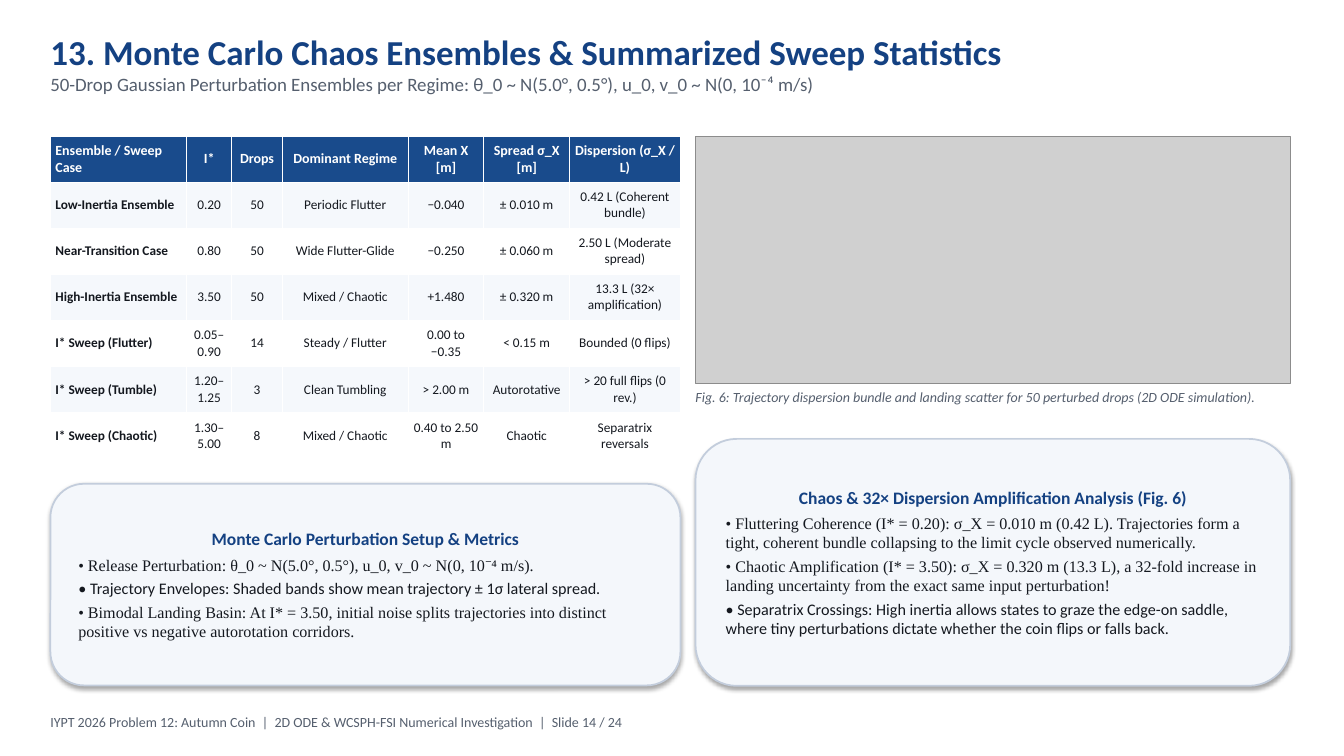
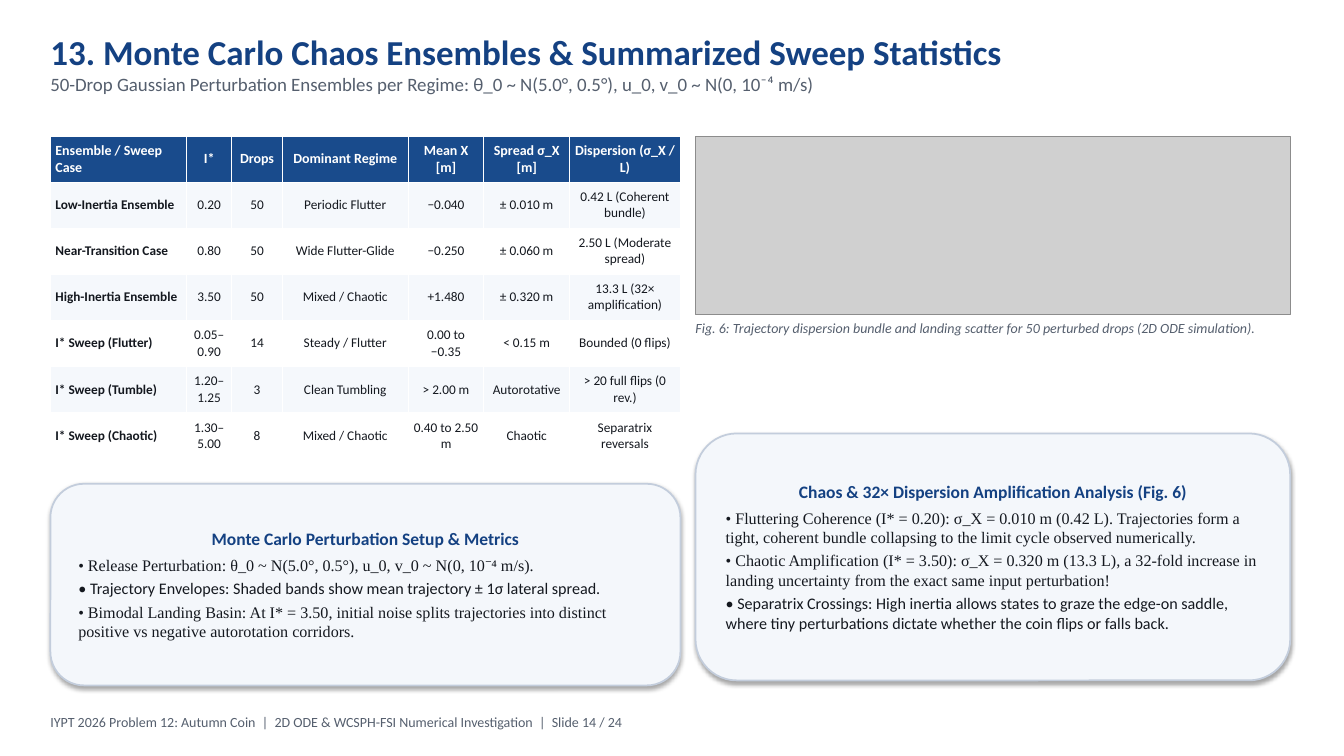
Before and after one commit to ayaanthelegend/Autumn-coin, a slide deck: slide 14 of Autumn_Coin_IYPT_2026.pptx. Drawn at 1344x756 pixels with LibreOffice and Linux fonts; fonts in the diff are those of the drawing; grey boxes stand for pictures. Boxes give left, top, right and bottom in pixels: in the first picture for what was removed or moved away, otherwise in the second. Text is boxed around its words. In the diff, an @@ line names an element or a change of style, - is before the commit and + after.

```diff
--- a/Autumn_Coin_IYPT_2026.pptx
+++ b/Autumn_Coin_IYPT_2026.pptx
@@ picture: place and size @@
-picture at box(696, 136, 1291, 383)
+picture at box(696, 136, 1291, 315)
@@ text "Fig. 6: Trajectory dispersion bundle ...": place and size @@
-text "Fig. 6: Trajectory dispersion bundle ..." at box(695, 392, 1255, 405)
+text "Fig. 6: Trajectory dispersion bundle ..." at box(695, 323, 1255, 336)
@@ rounded rectangle "Chaos & 32× Dispersion Amplification ...": place and size @@
-rounded rectangle "Chaos & 32× Dispersion Amplification ..." at box(696, 439, 1291, 686)
+rounded rectangle "Chaos & 32× Dispersion Amplification ..." at box(696, 434, 1291, 681)
```
Also in this commit, not shown: 8 other slides changed, 43 other files.
